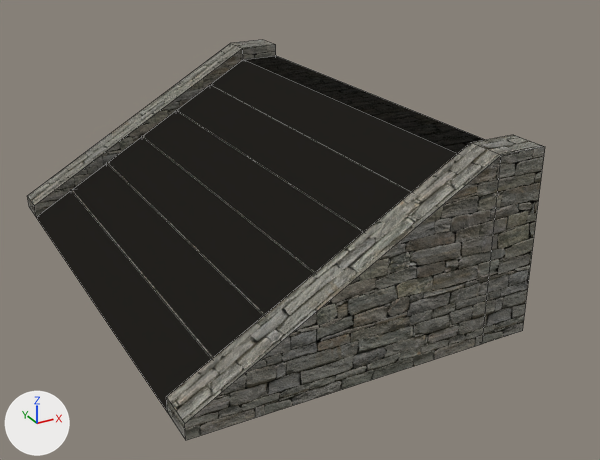
Before and after pictures for a commit that changed the Blender file MastersOfMana/Assets/Models/Stairs01.blend.
Rendered twice from a 50 mm lens placed at (-2.19, -6.89, 3.61), pointed at (1.35, -0.45, 0.39). Lighting does not change. The marker at lower left points along +X, +Y and +Z. Mesh edges are drawn as thin lines.

The first picture shows 'Stairs', 'StairsCollider', 'StairsDecoration.L', 'StairsDecoration.R'.
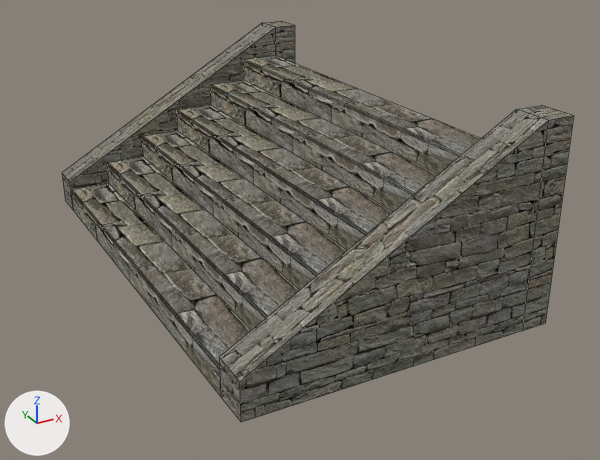
Location of each change, (x1, y1, x2, y2) in pixels of the pictures (600 x 460 px):
'StairsCollider', hidden (black)
    before: (36, 60, 457, 413)
'Stairs', surface changed, modifiers changed (black to grey)
    before: (71, 56, 485, 359)
    after: (71, 56, 481, 396)
'StairsDecoration.R', reshaped (6% narrower)
    before: (166, 135, 545, 440)
    after: (219, 105, 574, 422)
'StairsDecoration.L', reshaped (6% narrower, 6% taller)
    before: (28, 40, 276, 217)
    after: (62, 21, 295, 209)

The edits, one by one:
me_cube_002 is used by ob_stairsdecoration_l; location (0.0, 0.0, 0.0).
me_cube_002 had 12 vertices, 10 faces and spanned x -0.64..2.4, y 2.08..2.43, z 0.0..1.63.
me_cube_002 now has 16 vertices, 14 faces and spans x -0.22..2.67, y 2.08..2.43, z 0.0..1.84.
Part 1, on me_cube_002:
10 vertices are removed from x -0.64..2.4, y 2.08..2.43, z 0.0..1.63.
10 faces are deleted.
7 vertices are added at x -0.22..2.67, y 2.08, z 0.0..1.84.
7 new vertices lie (0.0, 0.35, 0.0) away from vertices in x -0.22..2.67, y 2.08, z 0.0..1.84.
14 new faces join them.
me_cube is used by ob_stairsdecoration_r; location (0.0, 0.0, 0.0).
me_cube had 12 vertices, 10 faces and spanned x -0.64..2.4, y -2.43..-2.08, z 0.0..1.63.
me_cube now has 16 vertices, 14 faces and spans x -0.22..2.67, y -2.43..-2.08, z 0.0..1.84.
Part 2, on me_cube:
10 vertices are removed from x -0.64..2.4, y -2.43..-2.08, z 0.0..1.63.
10 faces are deleted.
7 vertices are added at x -0.22..2.67, y -2.43, z 0.0..1.84.
7 new vertices lie (0.0, 0.35, 0.0) away from vertices in x -0.22..2.67, y -2.43, z 0.0..1.84.
14 new faces join them.
me_cube_001 has 8 vertices, 6 faces and spans x -0.22..0.22, y -2.08..2.08, z 0.0..0.25.
me_cube_001 is used by ob_stairs; location (0.0, 0.0, 0.0).
me_cube_001 part 3: texture (UV) coordinates of 6 of 6 faces, centred in x -0.22..0.22, y -2.08..2.08, z 0.0..0.25, changed; they spanned u -1.54..2.54, v -1.54..0.63 and now span u 0.0..1.0, v 0.0..0.27.
Object 'StairsCollider' (ob_stairscollider) is now hidden.
Object 'Stairs' (ob_stairs) gains a BEVEL modifier named 'Bevel'.
Modifier setting: width = 0.018.
Modifier setting: width_pct = 0.018.
Modifier setting: segments = 3.
Modifier setting: limit_method = 'VGROUP'.
Modifier setting: vertex_group = 'ToBevel'.
Modifier setting: spread = 0.0.
Object 'Stairs' (ob_stairs) gains a EDGE_SPLIT modifier named 'EdgeSplit'.
